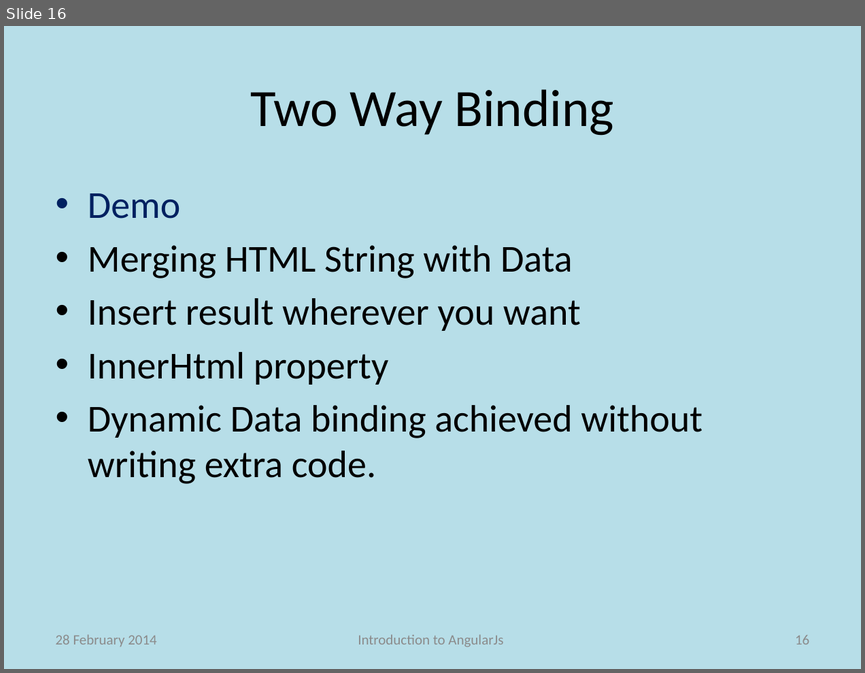
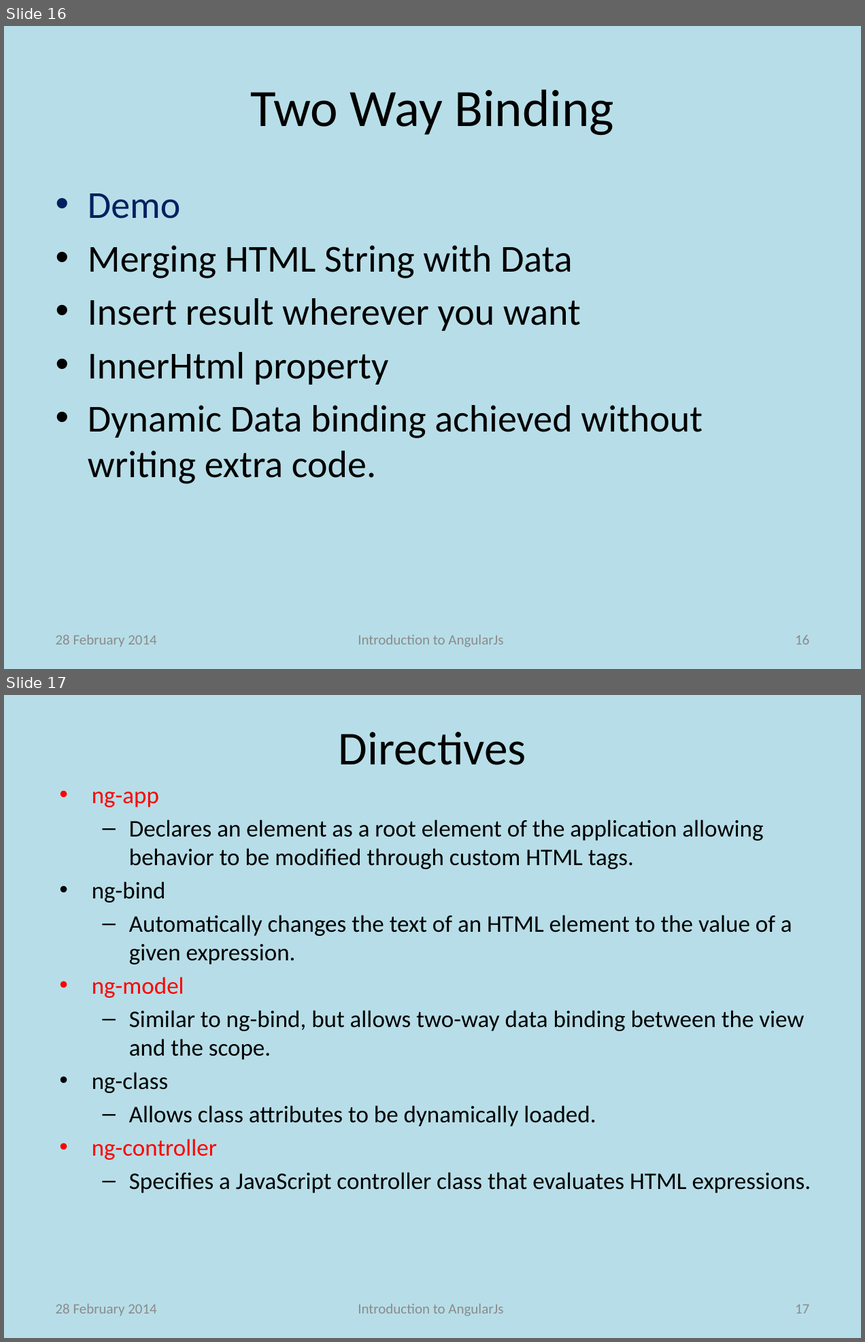
Before and after one commit to srinathvaradan/MyAngulaJsTrials, a slide deck: AngularJs.pptx. Shown one above the other, each under a label of ours: slide 16 before the commit, slides 16 and 17 after it. The pictures are 865x673 and 865x1342 pixels, drawn with LibreOffice and Linux fonts; fonts in the diff are those of the drawing. Boxes give left, top, right and bottom in pixels: in the first picture for what was removed or moved away, otherwise in the second. Text is boxed around its words. In the diff, an @@ line names an element or a change of style, - is before the commit and + after.

Commit message:
Directives

```diff
--- a/AngularJs.pptx
+++ b/AngularJs.pptx
@@ slide 17 added at [4,695,861,1338], background #B7DEE8 @@
@@ title added at [339,732,526,765], 39.6 pt, text #000000 @@
+Directives
@@ text added at [92,792,811,1193], 20 pt, text #000000 @@
+• ng-app
+  – Declares an element as a root element of the application allowing behavior to be modified through custom HTML tags.
+• ng-bind
+  – Automatically changes the text of an HTML element to the value of a given expression.
+• ng-model
+  – Similar to ng-bind, but allows two-way data binding between the view and the scope.
+• ng-class
+  – Allows class attributes to be dynamically loaded.
+• ng-controller
+  – Specifies a JavaScript controller class that evaluates HTML expressions.
@@ text added at [56,1303,157,1315], 12 pt, text #8C8C8C @@
+28 February 2014
@@ text added at [358,1303,503,1316], 12 pt, text #8C8C8C @@
+Introduction to AngularJs
@@ page number added at [795,1304,809,1313], 12 pt, text #8C8C8C @@
+17
```
Also in this commit, not shown: 13 slides changed, 1 other slide added, 1 other file.
